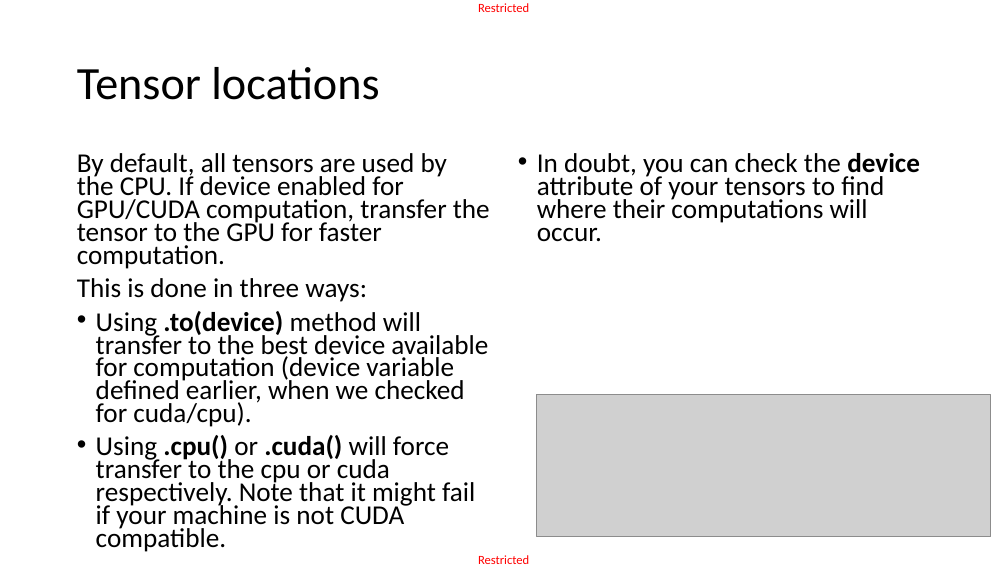
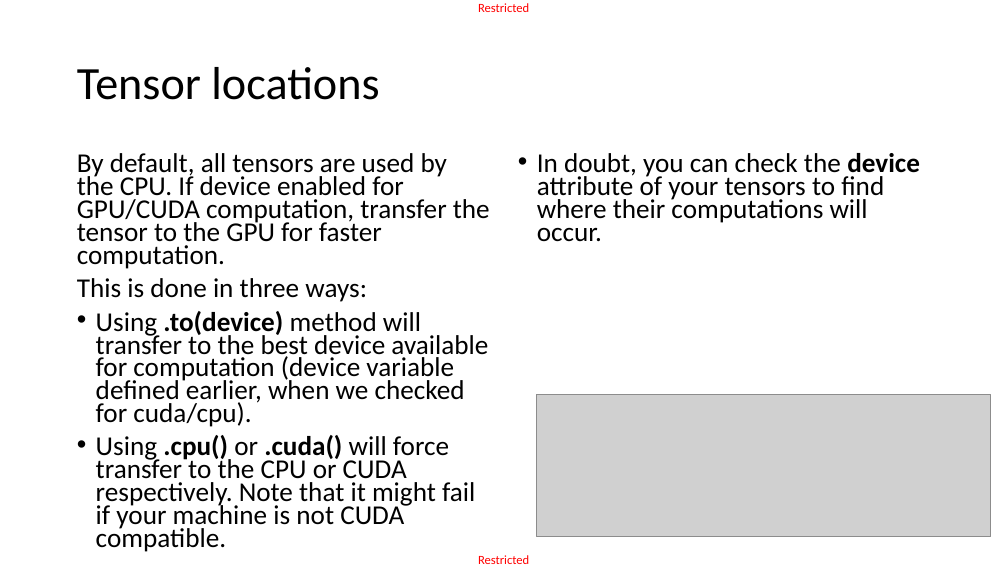
Before and after one commit to matthieudemari/SUTD_DL_50_039, a slide deck: slide 31 of W3/1. W3S1 final/W3S1.pptx. Drawn at 1008x567 pixels with LibreOffice and Linux fonts; fonts in the diff are those of the drawing; grey boxes stand for pictures. Boxes give left, top, right and bottom in pixels: in the first picture for what was removed or moved away, otherwise in the second. Text is boxed around its words. In the diff, an @@ line names an element or a change of style, - is before the commit and + after.

Commit message:
Added Practice notebook on PyTorch tensors to W3S1.

```diff
--- a/W3/1. W3S1 final/W3S1.pptx
+++ b/W3/1. W3S1 final/W3S1.pptx
@@ text at (x1=96, y1=435, x2=475, y2=552): text changed @@
-• Using .cpu() or .cuda() will force transfer to the cpu or cuda respectively. Note that it might fail if your machine is not CUDA compatible.
+• Using .cpu() or .cuda() will force transfer to the CPU or CUDA respectively. Note that it might fail if your machine is not CUDA compatible.
```
Also in this commit, not shown: 9 other slides changed, 1 slide added, 4 other files.
